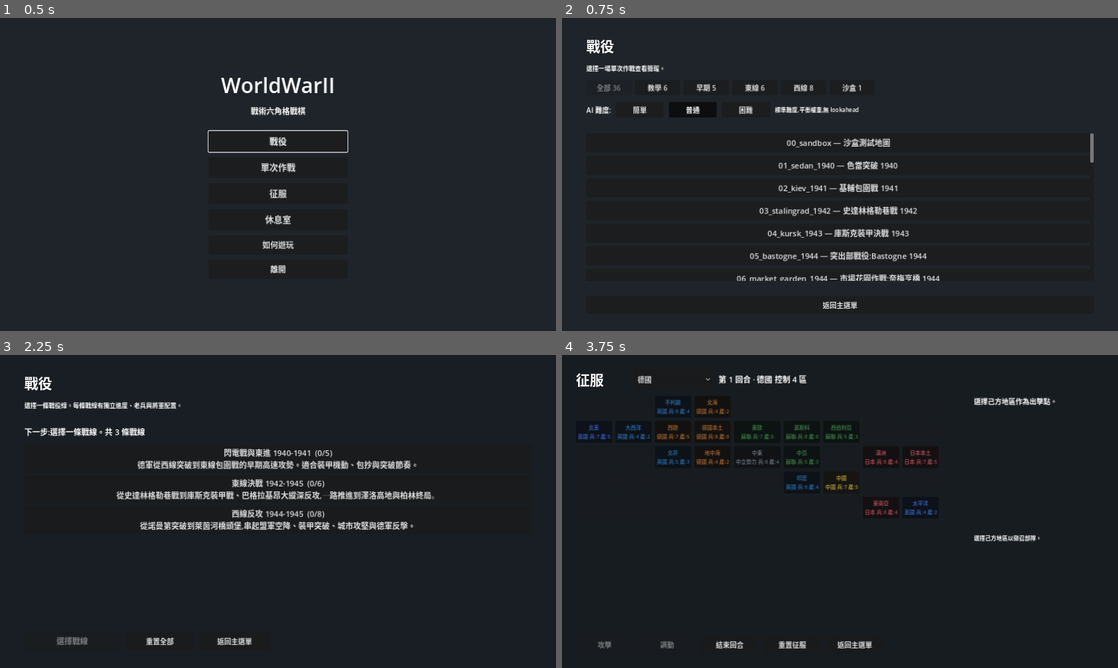
Above: before the commit, frames 1-4 (two rows, left to right).
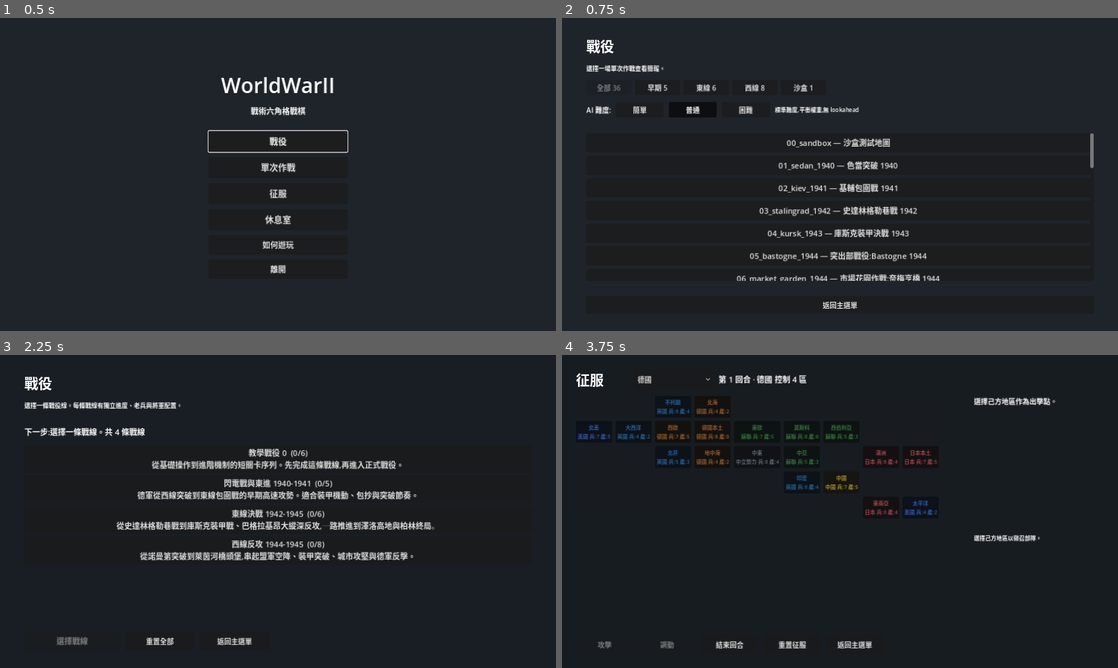
Above: after the commit, the same moments.

Repository: Fischer-Zhang/WorldWarII
Game: Godot game, scene res://scenes/main_menu.tscn
The game is run twice, just before and just after one commit, with the same random seed, the same clock (stepped at 60 frames per second) and the same inputs.
Inputs:
- Up to frame 1 (0.5 s): no input
- Up to frame 2 (0.75 s): click "單次作戰" at 0.5 s
- Up to frame 3 (2.25 s): click "返回主選單" at 1.25 s; click "戰役" at 2 s
- Up to frame 4 (3.75 s): click "返回主選單" at 2.75 s; click "征服" at 3.5 s

Frame 1 is identical in both runs. In frame 2, 0.2% of the frame differs, in the area x 15-96%, y 21-48%; in frame 3, 5.2%, in the area x 20-79%, y 23-66%; in frame 4, nothing differs.

Commit message:
Route tutorials through campaign mode

Diff:
--- a/data/campaigns.json
+++ b/data/campaigns.json
@@ -1,4 +1,16 @@
 {
+  "00_tutorial": {
+    "title": "教學戰役 0",
+    "description": "從基礎操作到進階機制的短關卡序列。先完成這條戰線,再進入正式戰役。",
+    "scenario_order": [
+      "tut_00_basic_turn",
+      "tut_01_terrain_zoc_overwatch",
+      "tut_02_los_spotting_artillery",
+      "tut_03_suppression_digin_engineer",
+      "tut_04_armor_at_veteran_general",
+      "tut_05_airdrop_reinforcement_rocket"
+    ]
+  },
   "blitzkrieg_early_war": {
     "title": "閃電戰與東進 1940-1941",
     "description": "德軍從西線突破到東線包圍戰的早期高速攻勢。適合裝甲機動、包抄與突破節奏。",
--- a/scripts/ui/scenario_select.gd
+++ b/scripts/ui/scenario_select.gd
@@ -7,11 +7,9 @@
 }
 
 const CATEGORY_ALL := "all"
-const CATEGORY_TUTORIAL := "tutorial"
 const CATEGORY_SANDBOX := "sandbox"
 const CATEGORY_LABELS := {
 	CATEGORY_ALL: "全部",
-	CATEGORY_TUTORIAL: "教學",
 	"blitzkrieg_early_war": "早期",
 	"eastern_front": "東線",
 	"western_front": "西線",
@@ -48,17 +46,13 @@
 func _build_categories() -> void:
 	category_scenarios = {
 		CATEGORY_ALL: {},
-		CATEGORY_TUTORIAL: {},
 		CATEGORY_SANDBOX: {"00_sandbox": true},
 	}
-	for s in DataLoader.scenarios:
-		var scenario: Dictionary = s
-		var scenario_id := String(scenario.get("id", ""))
-		if scenario_id.begins_with("tut_"):
-			category_scenarios[CATEGORY_TUTORIAL][scenario_id] = true
 	for campaign in DataLoader.campaigns:
 		var c: Dictionary = campaign
 		var campaign_id := String(c.get("id", ""))
+		if _is_campaign_only(campaign_id):
+			continue
 		category_scenarios[campaign_id] = {}
 		for scenario_id in c.get("scenario_order", []):
 			category_scenarios[campaign_id][String(scenario_id)] = true
@@ -69,9 +63,10 @@
 	category_buttons.clear()
 
 	var category_order: Array[String] = [CATEGORY_ALL]
-	category_order.append(CATEGORY_TUTORIAL)
 	for campaign in DataLoader.campaigns:
-		category_order.append(String(campaign.get("id", "")))
+		var campaign_id := String(campaign.get("id", ""))
+		if not _is_campaign_only(campaign_id):
+			category_order.append(campaign_id)
 	category_order.append(CATEGORY_SANDBOX)
 
 	for category_id in category_order:
@@ -91,6 +86,8 @@
 	for s in DataLoader.scenarios:
 		var scenario: Dictionary = s
 		var scenario_id := String(scenario.get("id", ""))
+		if _is_single_battle_hidden(scenario_id):
+			continue
 		if not _scenario_in_active_category(scenario_id):
 			continue
 		var btn := Button.new()
@@ -117,6 +114,12 @@
 		return true
 	var ids: Dictionary = category_scenarios.get(active_category, {})
 	return ids.has(scenario_id)
+
+func _is_single_battle_hidden(scenario_id: String) -> bool:
+	return scenario_id.begins_with("tut_")
+
+func _is_campaign_only(campaign_id: String) -> bool:
+	return campaign_id == "00_tutorial"
 
 func _category_label(category_id: String) -> String:
 	var label := String(CATEGORY_LABELS.get(category_id, ""))
--- a/tests/test_tutorial_scenarios.gd
+++ b/tests/test_tutorial_scenarios.gd
@@ -31,11 +31,17 @@
 	var fail_count := 0
 
 	var tutorials := _load_tutorial_scenarios()
+	var tutorial_order := _tutorial_campaign_order()
 	if tutorials.size() >= 6:
 		pass_count += 1
 	else:
 		fail_count += 1
 		printerr("FAIL: expected at least 6 tutorial scenarios, got %d" % tutorials.size())
+	if tutorial_order.size() == tutorials.size() and String(tutorial_order[0]) == "tut_00_basic_turn":
+		pass_count += 1
+	else:
+		fail_count += 1
+		printerr("FAIL: tutorial campaign should contain every tut_* scenario and start at tut_00")
 
 	var covered := {}
 	for scenario in tutorials:
@@ -63,6 +69,11 @@
 
 	print("Tutorial scenario tests: %d pass, %d fail" % [pass_count, fail_count])
 	quit(0 if fail_count == 0 else 1)
+
+func _tutorial_campaign_order() -> Array:
+	var campaigns := _load_json("res://data/campaigns.json")
+	var campaign: Dictionary = campaigns.get("00_tutorial", {})
+	return campaign.get("scenario_order", [])
 
 func _load_tutorial_scenarios() -> Array[Dictionary]:
 	var out: Array[Dictionary] = []
--- a/tests/test_ui_workflows.gd
+++ b/tests/test_ui_workflows.gd
@@ -66,6 +66,12 @@
 	else:
 		_fail(name, detail)
 
+func _list_has_prefix(list: VBoxContainer, prefix: String) -> bool:
+	for child in list.get_children():
+		if String(child.text).begins_with(prefix):
+			return true
+	return false
+
 func _check_main_menu() -> void:
 	var scene := await _instantiate_scene("res://scenes/main_menu.tscn")
 	_expect("main menu starts on campaign focus", scene.get_node("VBox/CampaignButton").has_focus())
@@ -87,6 +93,7 @@
 	var scene := await _instantiate_scene("res://scenes/scenario_select.tscn")
 	var list: VBoxContainer = scene.get_node("Margin/VBox/ListScroll/List")
 	_expect("scenario select list populated", list.get_child_count() >= 20, "count=%d" % list.get_child_count())
+	_expect("scenario select hides tutorials", not _list_has_prefix(list, "tut_"))
 	scene._set_difficulty("hard")
 	_expect(
 		"scenario select hard difficulty",
@@ -95,9 +102,6 @@
 	scene._set_category("sandbox")
 	await process_frame
 	_expect("scenario select category filter", list.get_child_count() == 1, "sandbox count=%d" % list.get_child_count())
-	scene._set_category("tutorial")
-	await process_frame
-	_expect("scenario select tutorial filter", list.get_child_count() >= 6, "tutorial count=%d" % list.get_child_count())
 	await _free_scene(scene)
 
 func _check_briefing() -> void:
@@ -145,8 +149,15 @@
 	var scene := await _instantiate_scene("res://scenes/campaign.tscn", {"campaign_mode": true})
 	var list: VBoxContainer = scene.get_node("Margin/VBox/ListScroll/List")
 	_expect("campaign lists campaigns", list.get_child_count() >= 1)
-	scene._select_campaign("blitzkrieg_early_war")
-	_expect("campaign selects next scenario", scene.selected_campaign_id == "blitzkrieg_early_war" and scene.selected_scenario_id != "")
+	_expect("campaign starts with tutorial campaign", list.get_child_count() > 0 and String(list.get_child(0).text).contains("教學戰役 0"))
+	if list.get_child_count() > 0:
+		var first: Button = list.get_child(0)
+		first.pressed.emit()
+		await process_frame
+	_expect(
+		"campaign tutorial starts at scenario zero",
+		scene.selected_campaign_id == "00_tutorial" and scene.selected_scenario_id == "tut_00_basic_turn"
+	)
 	_expect("campaign continue tooltip", String(scene.get_node("Margin/VBox/Buttons/ContinueButton").tooltip_text) != "")
 	await _free_scene(scene)
 
Not shown, changed: README.md
Not shown, changed: tools/validate_data.py
